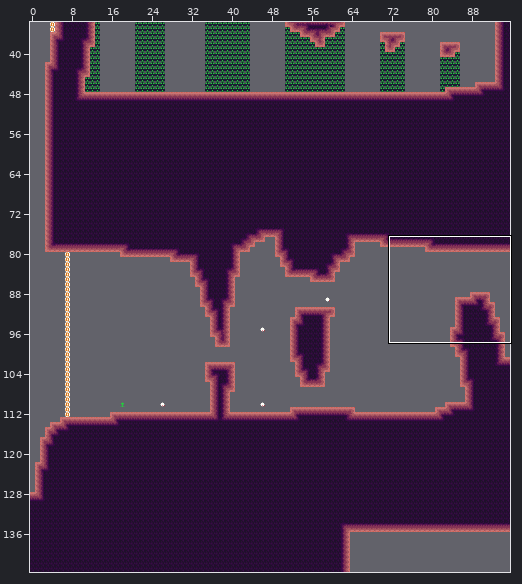
Tiled map, stored at mapping_tools/tilemaps/dirt1.tmx. Above, an overview of the earlier version with the close-up marked.
Close-up. First the earlier version:
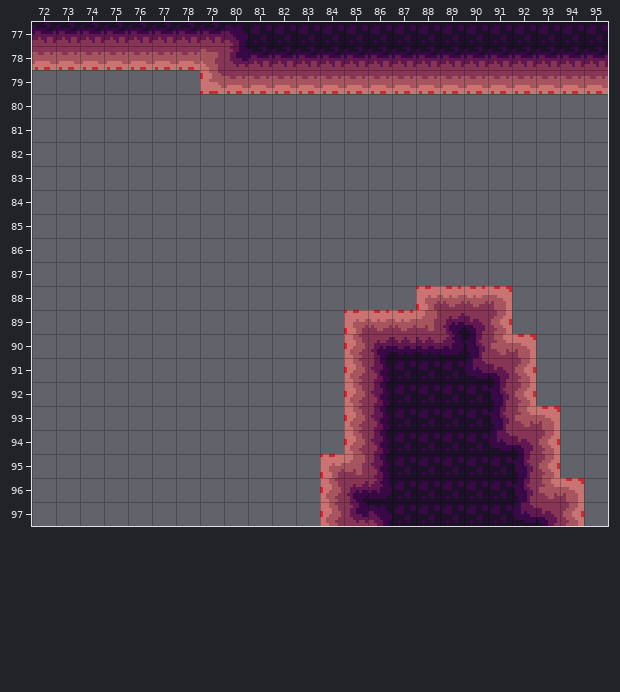
Cells are 8x8 px. Shown: x 72..95, y 77..97. The commit also changed other parts of the map, which this record leaves out.
Once edited:
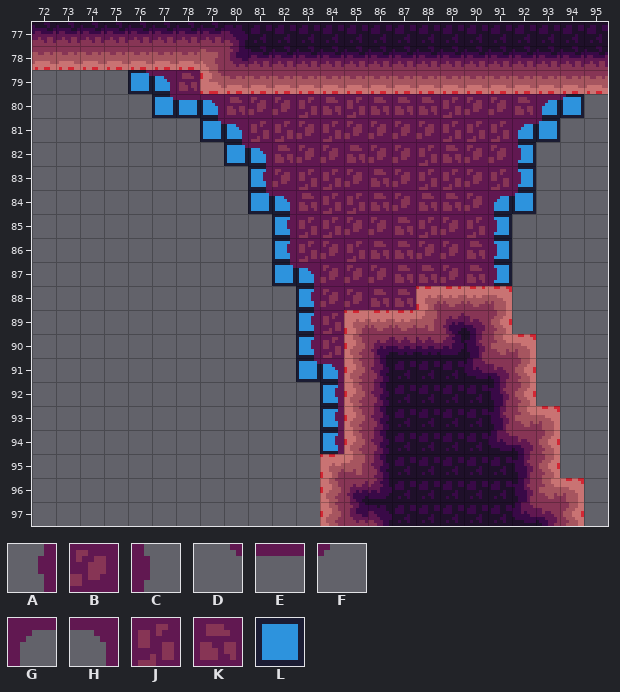
Key: from "dirt_bg_decal": A 13, B 14, C 15, D 26, E 27, F 28, G 39, H 40, J 41, K 54; from "tools": L 20.
_ is an empty cell.
Changes in this commit:
Layer "bg_draft":
y 79: x 76..77 __ -> LL
y 80: x 77..79 ___ -> LLL; x 93..94 __ -> LL
y 81: x 79..80 __ -> LL; x 92..93 __ -> LL
y 82: x 80..81 __ -> LL; x 92 _ -> L
y 83: x 81 _ -> L; x 92 _ -> L
y 84: x 81..82 __ -> LL; x 91..92 __ -> LL
y 85..86: x 82 _ -> L; x 91 _ -> L
y 87: x 82..83 __ -> LL; x 91 _ -> L
y 88..90: x 83 _ -> L
y 91: x 83..84 __ -> LL
y 92..94: x 84 _ -> L
Layer "bg":
y 79: x 76..78 ___ -> DHK
y 80: x 77..94 __________________ -> DEHKBBJKJKKKJBBKGF
y 81: x 79..93 _______________ -> DHJJBJBBBBJJJGF
y 82: x 80..92 _____________ -> DHKBBKBBJKBBC
y 83: x 81..92 ____________ -> ABJJBKBJJBJC
y 84: x 81..92 ____________ -> DHKJJKBKKBGF
y 85: x 82..91 __________ -> AJJBBKJBJC
y 86: x 82..91 __________ -> AJBJKKBBKC
y 87: x 82..91 __________ -> DHBBBKKBKC
y 88: x 83..87 _____ -> ABBKK
y 89..90: x 83..84 __ -> AJ
y 91: x 83..84 __ -> DH
y 92..94: x 84 _ -> A
